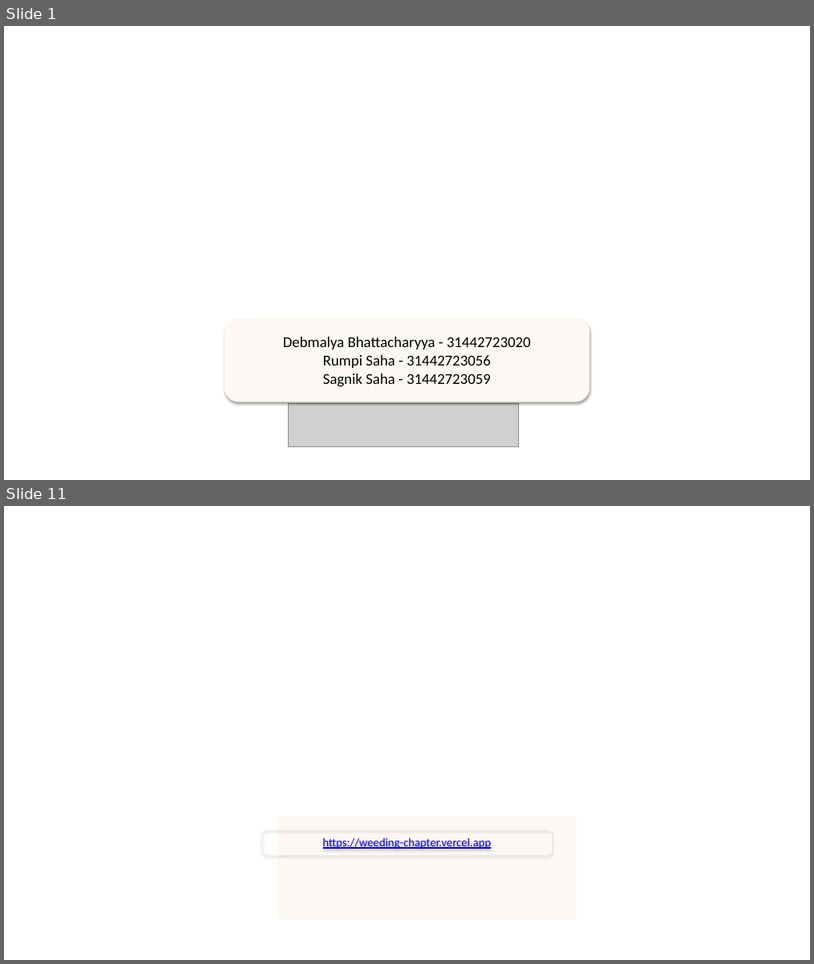
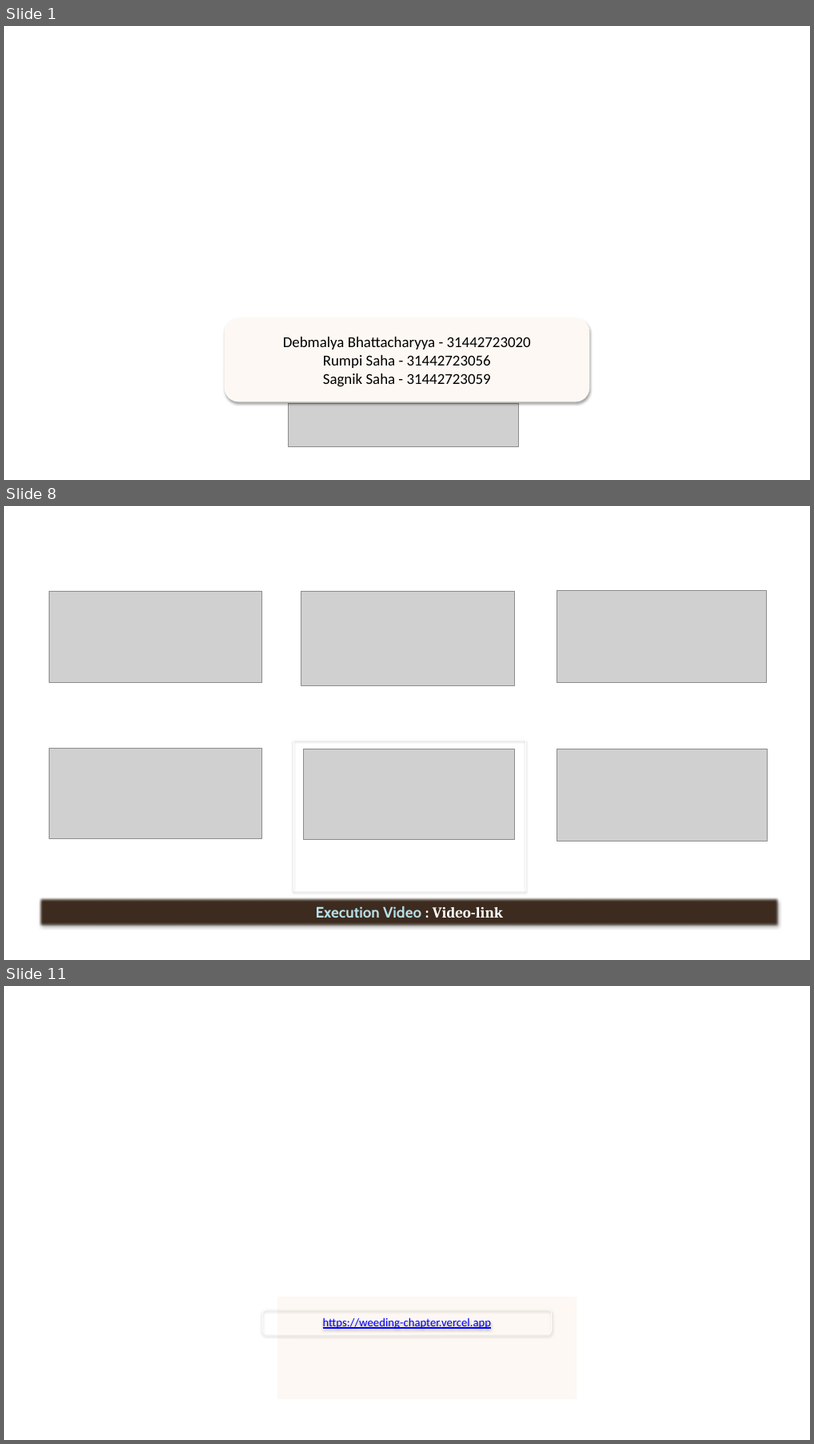
Before and after one commit to sagniksaha279/Weeding-Booking-Portal, a slide deck: presentation/Weeding-Chapter.pptx. Shown one above the other, each under a label of ours: slides 1 and 11 before the commit, slides 1, 8 and 11 after it; the slides between them are not shown. The pictures are 814x964 and 814x1444 pixels, drawn with LibreOffice and Linux fonts; fonts in the diff are those of the drawing; grey boxes stand for pictures; background and template pictures are left out. Boxes give left, top, right and bottom in pixels: in the first picture for what was removed or moved away, otherwise in the second. Text is boxed around its words. In the diff, an @@ line names an element or a change of style, - is before the commit and + after.

```diff
--- a/presentation/Weeding-Chapter.pptx
+++ b/presentation/Weeding-Chapter.pptx
@@ slide 8 added at (4,506,810,960), background picture (left out) @@
@@ picture added at (49,592,262,683) @@
@@ picture added at (301,592,514,686) @@
@@ picture added at (558,591,767,682) @@
@@ rectangle added at (294,740,526,890), outline #FFFFFF 0.75 pt @@
@@ picture added at (49,748,262,838) @@
@@ picture added at (304,748,514,839) @@
@@ picture added at (558,748,767,840) @@
@@ rectangle added at (40,898,779,926), fill #3D2C1F, 18 pt, text #B7DEE8, bold @@
+Execution Video : Video-link
```
Also in this commit, not shown: 1 slide removed.
